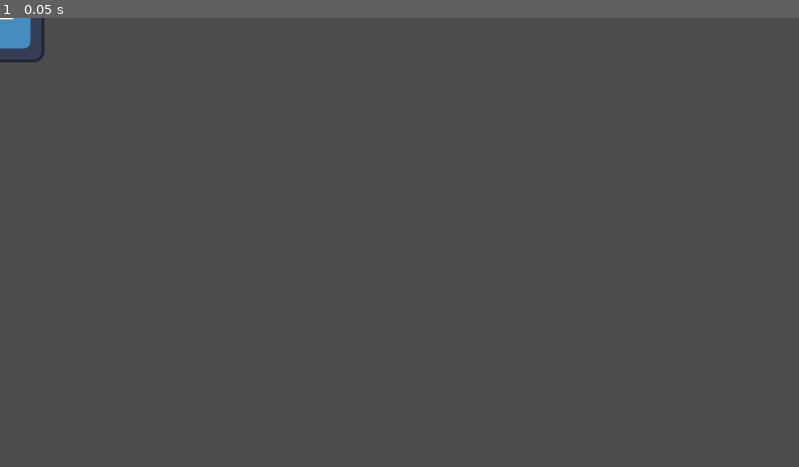
Above: before the commit, frame 1.
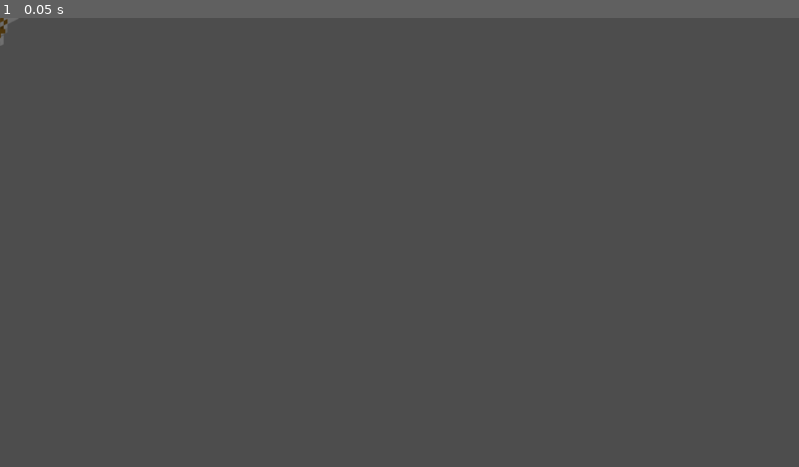
Above: after the commit, the same moment.

Repository: c1ayer/Game-Jam-Jan-2025
Game: Godot game, scene res://scenes/fish.tscn
Two runs of this game, one before a commit and one after it. Both use one fixed random seed, a clock stepped at 60 frames per second and the inputs below. Before the commit the project has no main scene; this scene is started directly in both runs. The engine's default icon, where the game draws it, is replaced by a stand-in: a white triangle on a blue panel in a dark square.
Inputs:
- Up to frame 1 (0.05 s): no input

The runs differ from the first frame. In frame 1, 0.3% of the frame differs, in the area x 0-6%, y 0-10%.

Commit message:
temp
temp

Diff:
--- a/michael-bubble/node_2d.tscn
+++ b/michael-bubble/node_2d.tscn
@@ -6,4 +6,4 @@
 
 [node name="Player" type="Node2D" parent="."]
 
-[node name="GUN" type="Node2D" parent="Player"]
+[node name="Harpoon" type="Node2D" parent="Player"]
--- a/michael-bubble/project.godot
+++ b/michael-bubble/project.godot
@@ -11,5 +11,6 @@
 [application]
 
 config/name="Michael Bubble"
+run/main_scene="res://scenes/fish.tscn"
 config/features=PackedStringArray("4.3", "Forward Plus")
 config/icon="res://icon.svg"
--- a/michael-bubble/scenes/fish.tscn
+++ b/michael-bubble/scenes/fish.tscn
@@ -1,8 +1,8 @@
 [gd_scene load_steps=2 format=3 uid="uid://ogmoyrrhwah"]
 
-[ext_resource type="Texture2D" uid="uid://ysp8d5mcctus" path="res://icon.svg" id="1_p6qug"]
+[ext_resource type="Texture2D" uid="uid://bgkcosn1quqgm" path="res://assets/temp_fish.png" id="1_vc4gx"]
 
 [node name="fish" type="Node2D"]
 
 [node name="Sprite2D" type="Sprite2D" parent="."]
-texture = ExtResource("1_p6qug")
+texture = ExtResource("1_vc4gx")
Binary file added: michael-bubble/assets/temp_fish.png
Not shown, added: michael-bubble/assets/temp_fish.png.import
